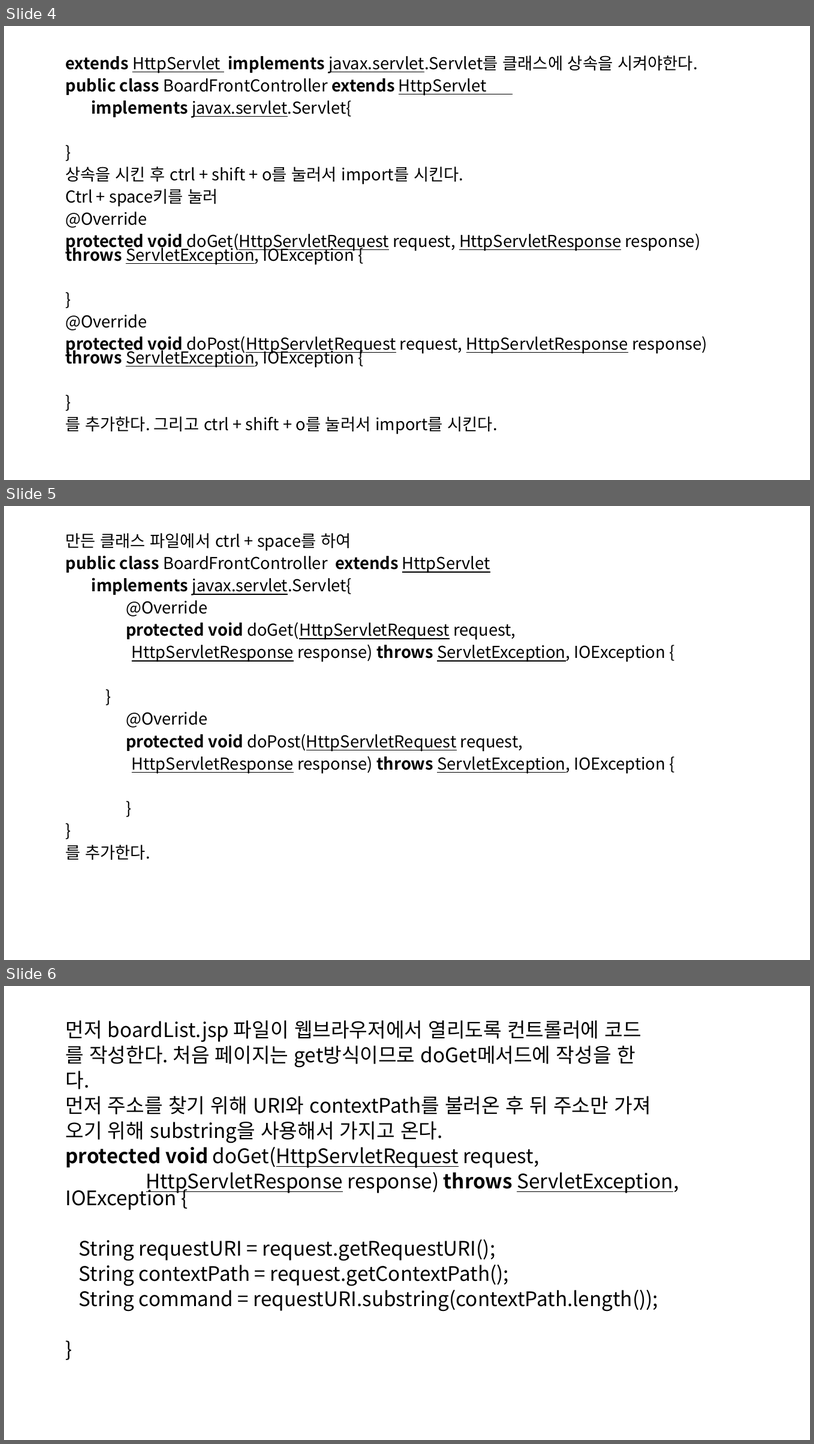
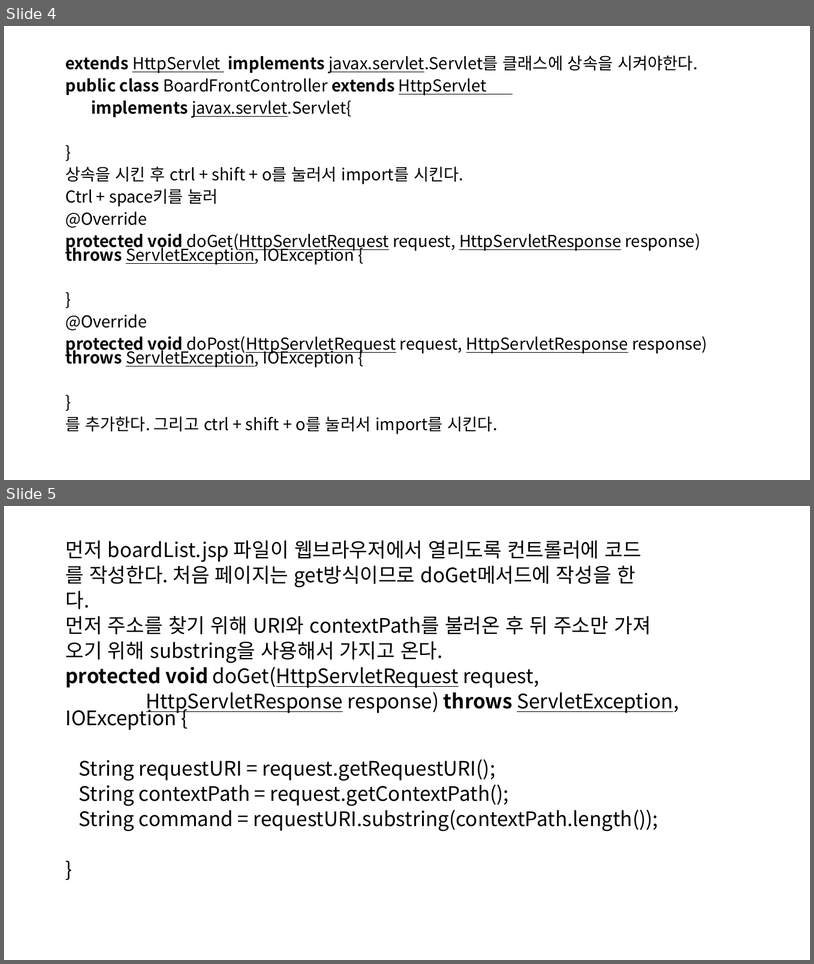
Before and after one commit to SoongMoo/hkblockchain220914, a slide deck: WEB/JSP/board.pptx. Shown one above the other, each under a label of ours: slides 4, 5 and 6 before the commit, slides 4 and 5 after it. The pictures are 814x1444 and 814x964 pixels, drawn with LibreOffice and Linux fonts; fonts in the diff are those of the drawing. Boxes give left, top, right and bottom in pixels: in the first picture for what was removed or moved away, otherwise in the second. Text is boxed around its words. In the diff, an @@ line names an element or a change of style, - is before the commit and + after.

```diff
--- a/WEB/JSP/board.pptx
+++ b/WEB/JSP/board.pptx
@@ slide 5 removed at box(4, 506, 810, 960), background #FFFFFF @@
@@ text removed at box(65, 533, 666, 860) @@
-만든 클래스 파일에서 ctrl + space를 하여
-public class BoardFrontController extends HttpServlet
-implements javax.servlet.Servlet{
-@Override
-protected void doGet(HttpServletRequest request,
-HttpServletResponse response) throws ServletException, IOException {
-}
-@Override
-protected void doPost(HttpServletRequest request,
-HttpServletResponse response) throws ServletException, IOException {
-}
-}
-를 추가한다.
@@ what was slide 6 is now slide 5 @@
```
Also in this commit, not shown: 1 slide changed.
